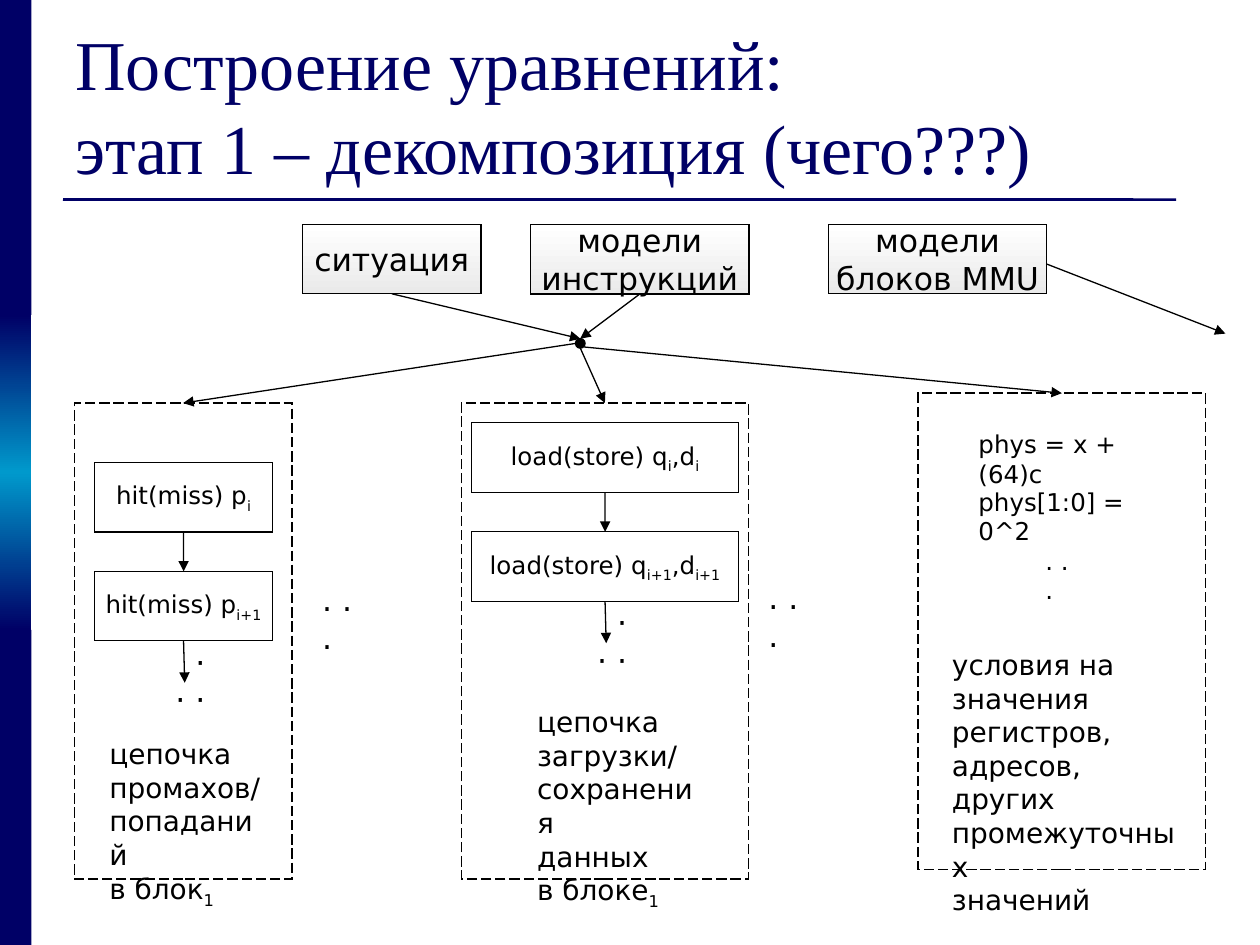
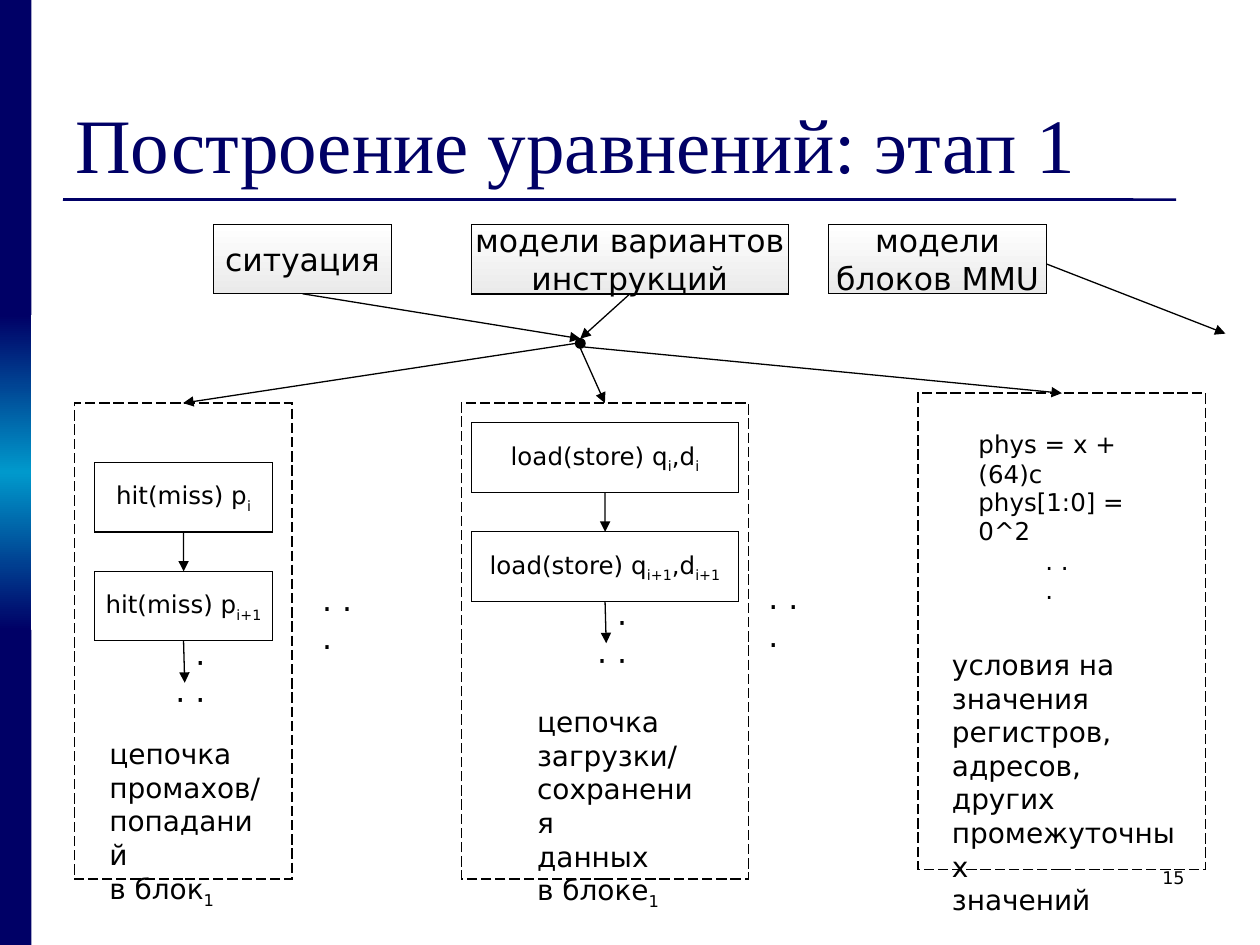
Before and after one commit to kornevgen/tesla-project, a slide deck: slide 15 of papers/THESIS/talks/pred/prethesis9.ppt (slide 19 before the commit). Drawn at 1260x945 pixels with LibreOffice and Linux fonts; fonts in the diff are those of the drawing. Boxes give left, top, right and bottom in pixels: in the first picture for what was removed or moved away, otherwise in the second. Text is boxed around its words. In the diff, an @@ line names an element or a change of style, - is before the commit and + after.

```diff
--- a/papers/THESIS/talks/pred/prethesis9.ppt
+++ b/papers/THESIS/talks/pred/prethesis9.ppt
@@ title at box(75, 120, 1074, 188): text changed; size 40 to 44 pt @@
-Построение уравнений:
-этап 1 – декомпозиция (чего???)
+Построение уравнений: этап 1
@@ rectangle "ситуация": place and size @@
-rectangle "ситуация" at box(302, 224, 481, 294)
+rectangle "ситуация" at box(213, 224, 392, 294)
@@ rectangle "модели вариантов инструкций": place and size @@
-rectangle "модели вариантов инструкций" at box(530, 224, 748, 294)
+rectangle "модели вариантов инструкций" at box(471, 224, 789, 294)
@@ text in rectangle at box(475, 234, 784, 298): text changed @@
-модели
-инструкций
+модели вариантов
+инструкций
@@ arrow moved from (392, 294) - (581, 339) to (302, 294) - (581, 339) @@
@@ arrow moved from (640, 294) - (581, 339) to (630, 294) - (581, 339) @@
@@ page number added at box(1162, 871, 1184, 885), 10 pt, text #000000 @@
+15
```
Also in this commit, not shown: 21 other slides changed, 1 slide added, 4 slides removed.
